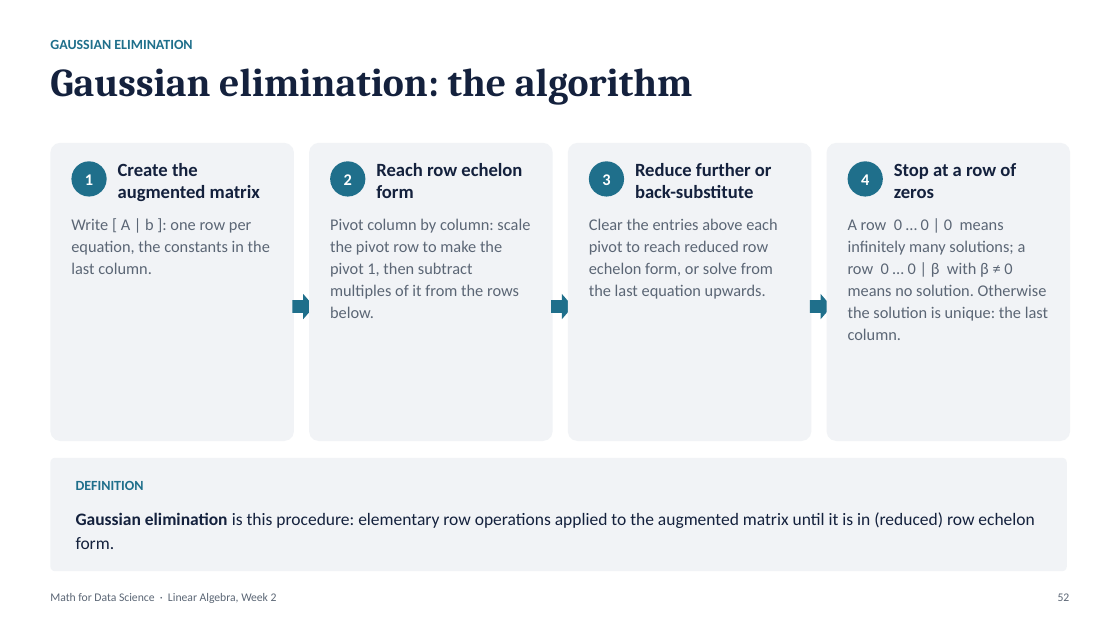
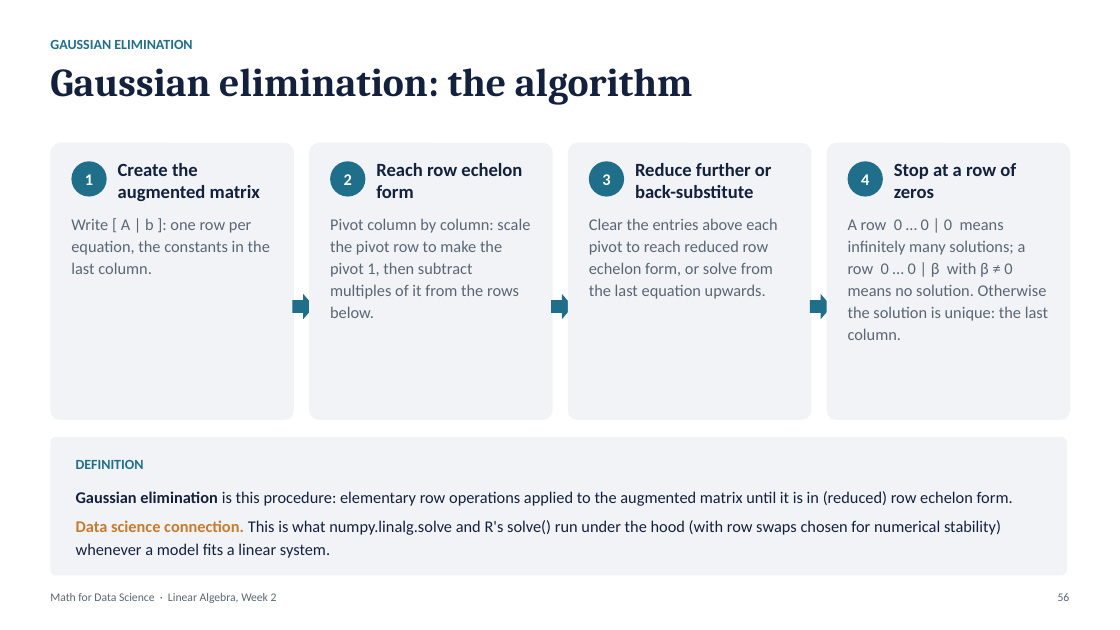
Before and after one commit to Singati2/Data-Science-class-LInear-algebra-Part-2-, a slide deck: slide 56 of Linear_Algebra_Week2_Slides.pptx (slide 52 before the commit). Drawn at 1120x630 pixels with LibreOffice and Linux fonts; fonts in the diff are those of the drawing. Boxes give left, top, right and bottom in pixels: in the first picture for what was removed or moved away, otherwise in the second. Text is boxed around its words. In the diff, an @@ line names an element or a change of style, - is before the commit and + after.

```diff
--- a/Linear_Algebra_Week2_Slides.pptx
+++ b/Linear_Algebra_Week2_Slides.pptx
@@ rounded rectangle: place and size @@
-rounded rectangle at <box>50,458,1067,571</box>
+rounded rectangle at <box>50,437,1067,576</box>
@@ text "DEFINITION": place and size @@
-text "DEFINITION" at <box>76,481,144,490</box>
+text "DEFINITION" at <box>76,460,144,469</box>
@@ text at <box>76,491,1013,506</box>: size 15 to 14 pt in "Gaussian elimination is this procedure: elementary row ..." @@
@@ text "Gaussian elimination is this procedure: ...": place and size @@
-text "Gaussian elimination is this procedure: ..." at <box>76,512,1034,549</box>
+text "Gaussian elimination is this procedure: ..." at <box>76,491,1013,558</box>
@@ text at <box>76,520,1001,558</box>: paragraph added @@
+Data science connection. This is what numpy.linalg.solve and R's solve() run under the hood (with row swaps chosen for numerical stability) whenever a model fits a linear system.
@@ text at <box>1058,593,1070,601</box>: text changed @@
-52
+56
```
Also in this commit, not shown: 51 other slides changed, 4 slides added, 4 other files.
